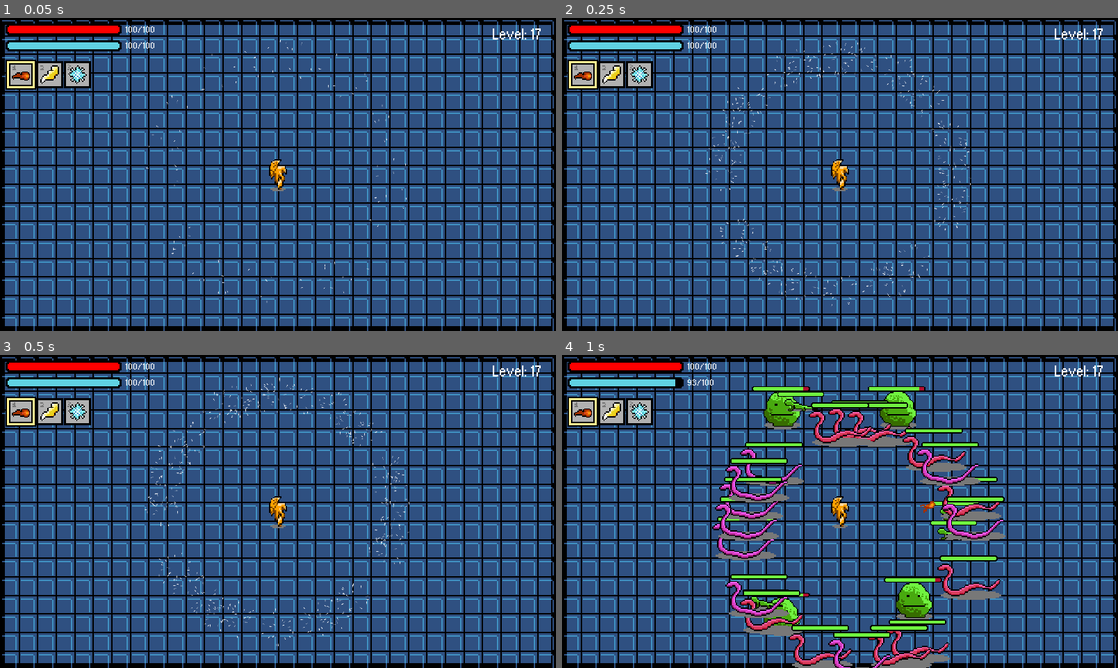
Above: before the commit, frames 1-4 (two rows, left to right).
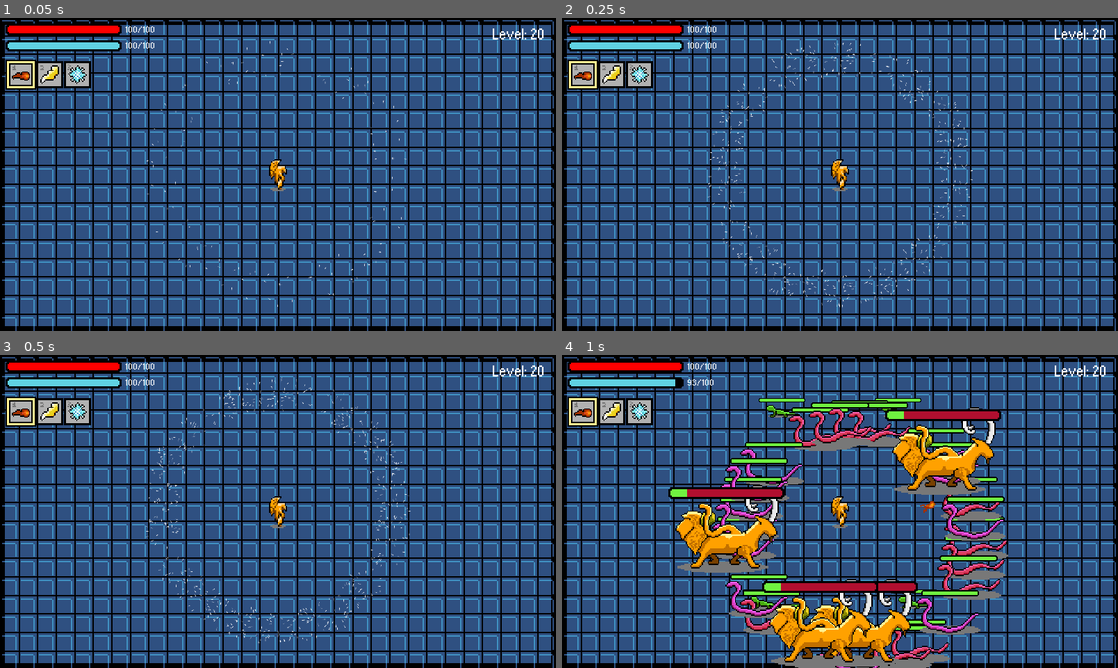
Above: after the commit, the same moments.

Repository: jonathanlin0/Theseus
Game: Godot game, scene res://Levels/Endless_Mode.tscn
Two runs of this game, one before a commit and one after it. Both use one fixed random seed, a clock stepped at 60 frames per second and the inputs below. Sound files missing from this copy of the repository are replaced by a short silence.
Inputs (mouse positions are in pixels of both pictures, inside the frame that each line leads up to):
- Up to frame 1 (0.05 s): no input
- Up to frame 2 (0.25 s): no input
- Up to frame 3 (0.5 s): no input
- Up to frame 4 (1 s): tap Enter at 0.5 s; move the mouse to (962, 495) at 0.52 s; hold Up (ui_up) from 0.53 s (still down); hold Space (ui_space) from 0.53 s (still down); click (962, 495) at 0.67 s; tap Keypad Enter (ui_accept) at 0.77, 0.8 s

The runs differ from the first frame. In frame 1, 0.3% of the frame differs, in the area x 26-98%, y 3-93%; in frame 2, 1.2%; in frame 3, 1.3%; in frame 4, 15%, in the area x 19-98%, y 3-100%.

Commit message:
added endless to menu

Diff:
--- a/Theseus/Levels/Endless_Mode.gd
+++ b/Theseus/Levels/Endless_Mode.gd
@@ -50,7 +50,7 @@
 var enemies_to_spawn = []
 
 # used for testing. ensure test_level = 0
-var test_level = 17
+var test_level = 20
 
 func _ready():
 	master_data.is_endless = true
--- a/Theseus/Menu/Title_Screen.gd
+++ b/Theseus/Menu/Title_Screen.gd
@@ -71,3 +71,16 @@
 
 func _on_multiTimer_timeout():
 	get_tree().change_scene("res://Misc/Multiplayer.tscn")
+
+
+func _on_Endless_pressed():
+	$Endless/endless.play()
+	$Endless/endlessTimer.start()
+
+
+func _on_endless_finished():
+	pass # Replace with function body.
+
+
+func _on_endlessTimer_timeout():
+	get_tree().change_scene("res://Levels/Endless_Mode.tscn")
--- a/Theseus/Menu/Title_Screen.tscn
+++ b/Theseus/Menu/Title_Screen.tscn
@@ -17,6 +17,8 @@
 [ext_resource path="res://Sound Effects/sfx_menu_play.wav" type="AudioStream" id=15]
 [ext_resource path="res://Sound Effects/sfx_menu_reg.wav" type="AudioStream" id=16]
 [ext_resource path="res://music/title screen music.mp3" type="AudioStream" id=17]
+[ext_resource path="res://Menu/Sprites/menu_endless_hover.png" type="Texture" id=18]
+[ext_resource path="res://Menu/Sprites/menu_endless.png" type="Texture" id=19]
 
 [sub_resource type="AtlasTexture" id=2]
 flags = 8
@@ -228,7 +230,7 @@
 position = Vector2( 238, 135 )
 scale = Vector2( 1.05, 1.05 )
 frames = SubResource( 1 )
-frame = 6
+frame = 17
 playing = true
 
 [node name="Play" type="TextureButton" parent="."]
@@ -306,9 +308,9 @@
 
 [node name="Multiplayer" type="TextureButton" parent="."]
 margin_left = 145.0
-margin_top = 206.0
+margin_top = 201.0
 margin_right = 323.0
-margin_bottom = 226.0
+margin_bottom = 221.0
 texture_normal = ExtResource( 5 )
 texture_hover = ExtResource( 7 )
 __meta__ = {
@@ -319,6 +321,24 @@
 stream = ExtResource( 16 )
 
 [node name="multiTimer" type="Timer" parent="Multiplayer"]
+wait_time = 1.5
+
+[node name="Endless" type="TextureButton" parent="."]
+margin_left = 173.0
+margin_top = 235.0
+margin_right = 296.0
+margin_bottom = 255.0
+texture_normal = ExtResource( 19 )
+texture_hover = ExtResource( 18 )
+__meta__ = {
+"_edit_use_anchors_": false
+}
+
+[node name="endless" type="AudioStreamPlayer2D" parent="Endless"]
+position = Vector2( 61, 10 )
+stream = ExtResource( 16 )
+
+[node name="endlessTimer" type="Timer" parent="Endless"]
 wait_time = 1.5
 
 [node name="Music" type="AudioStreamPlayer2D" parent="."]
@@ -338,3 +358,6 @@
 [connection signal="pressed" from="Multiplayer" to="." method="_on_Multiplayer_pressed"]
 [connection signal="finished" from="Multiplayer/multiplayer" to="." method="_on_multiplayer_finished"]
 [connection signal="timeout" from="Multiplayer/multiTimer" to="." method="_on_multiTimer_timeout"]
+[connection signal="pressed" from="Endless" to="." method="_on_Endless_pressed"]
+[connection signal="finished" from="Endless/endless" to="." method="_on_endless_finished"]
+[connection signal="timeout" from="Endless/endlessTimer" to="." method="_on_endlessTimer_timeout"]
Binary file added: Theseus/Menu/Sprites/menu_endless.png
Not shown, added: Theseus/Menu/Sprites/menu_endless.png.import
Binary file added: Theseus/Menu/Sprites/menu_endless_hover.png
Not shown, added: Theseus/Menu/Sprites/menu_endless_hover.png.import
Not shown: 1 places in Theseus/Menu/Title_Screen.tscn that only renumber resources
